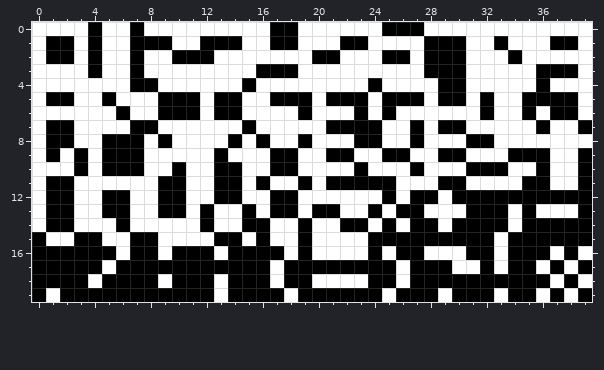
A pixel-art file gets an edit: Dice/assets/dmd-font4x4.aseprite. The picture above was drawn from the file before the commit.
40x20 pixels, 1 frame.
And afterwards:
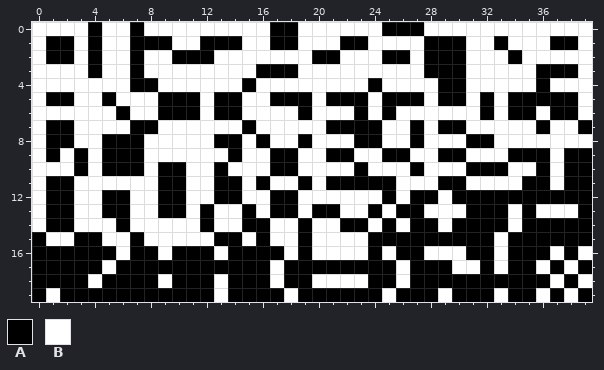
Palette (. is transparent): A #000000  B #ffffff
Change:
@@ x 0..39 @@
  4 BBBBBBBAABBBBBBABBBBBBBBABBBBAABBBBBABBB
- 5 BAABBABBBAAABAABBAAABAAABAAABAABABBAAAAB
- 6 BBBBBBABBAAABAABBBBABBBABABBBBBBABBABAAB
+ 5 BAABBABBBAAABAABBAAABAAABAAABAABABAAAAAB
+ 6 BBBBBBABBAAABAABBBBABBBABABBBBBBABAABAAB
  7 BAABBBBAABBBBBBABBBBBAAAABBABAABBBBBABBA
- 8 BAABBAAABABBBBABABBABBBAABBABBBAABBBBBBB
- 9 BABABAAABBBBBABBBAABBAABBAABBAABBBAAABBA
-10 BBBABAAABBABBAABBAABBBBABBBABBBAAABBABBA
-11 BAABBBBBBAABBAABABBABAAAAABBBAABBBBAABBA
+ 8 BAABBAAABBBBBAABABBABBBAABBABBBAABBBBBBB
+ 9 BABABAAABBBBBBABBAABBAABBAABBAABBBAAABAA
+10 BBBABAAABAABBABBBAABBBBABBBABBBAAABBABAA
+11 BAABBBBBBAABBAABABBABAAAAABBBAABBBBAABAA
 12 BAABBAABBAABBAABBAABBBBBBABAABAAAAAAAAAA
@@ x 6..10 @@
 14 ABBBB
-15 BAABB
+15 BABBB
 16 BAABA
